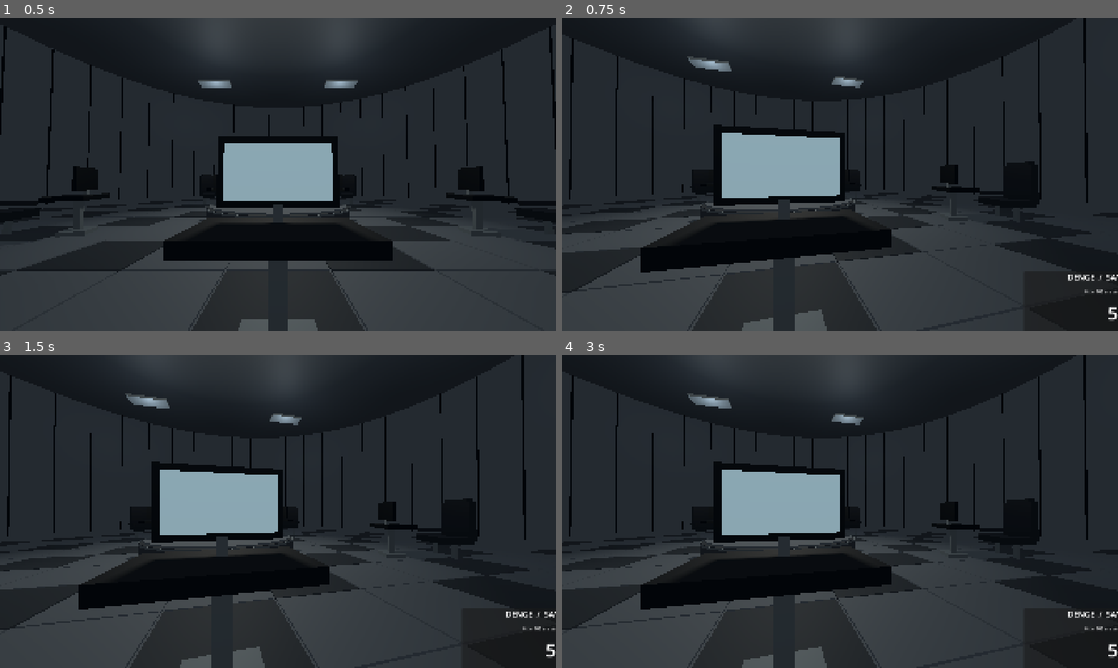
Above: before the commit, frames 1-4 (two rows, left to right).
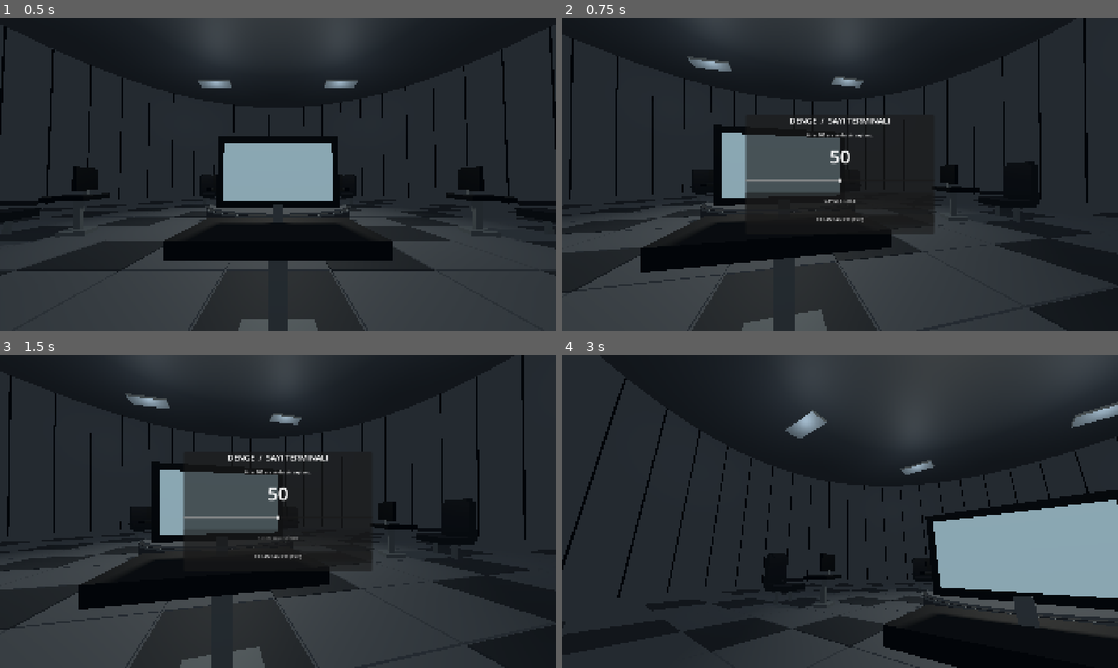
Above: after the commit, the same moments.

Repository: SerkanAydin06/DENGE
Game: Godot game, scene res://scenes/game_room.tscn
Same seed, same stepped clock (60 frames per second), same inputs: the game is played once before the commit and once after it.
Inputs (mouse positions are in pixels of both pictures, inside the frame that each line leads up to):
- Up to frame 1 (0.5 s): no input
- Up to frame 2 (0.75 s): tap Enter at 0.5 s; move the mouse to (867, 174) at 0.52 s; tap E at 0.6 s; click (867, 174) at 0.67 s
- Up to frame 3 (1.5 s): click (278, 536) at 1.25 s, where only the run after the commit has a clickable "SAYIYI KILITLE"
- Up to frame 4 (3 s): click (840, 555) at 2 s, where only the run after the commit has a clickable "EKRANDAN CIK (ESC)"; tap Space at 2.75 s; move the mouse to (728, 527) at 2.77 s; tap E at 2.85 s; click (728, 527) at 2.92 s

Frame 1 is identical in both runs. In frame 2, 4.9% of the frame differs, in the area x 32-100%, y 32-97%; in frame 3, 4.8%; in frame 4, 40%, in the area x 0-100%, y 0-100%.

Commit message:
Correct responsive centered UI offsets

Diff:
--- a/scripts/number_terminal_ui.gd
+++ b/scripts/number_terminal_ui.gd
@@ -12,7 +12,7 @@
 	panel = PanelContainer.new()
 	panel.set_anchors_and_offsets_preset(Control.PRESET_CENTER)
 	panel.custom_minimum_size = Vector2(650, 410)
-	panel.position = Vector2(635, 335)
+	panel.position = Vector2(-325, -205)
 	add_child(panel)
 	var column := VBoxContainer.new()
 	column.add_theme_constant_override("separation", 18)
